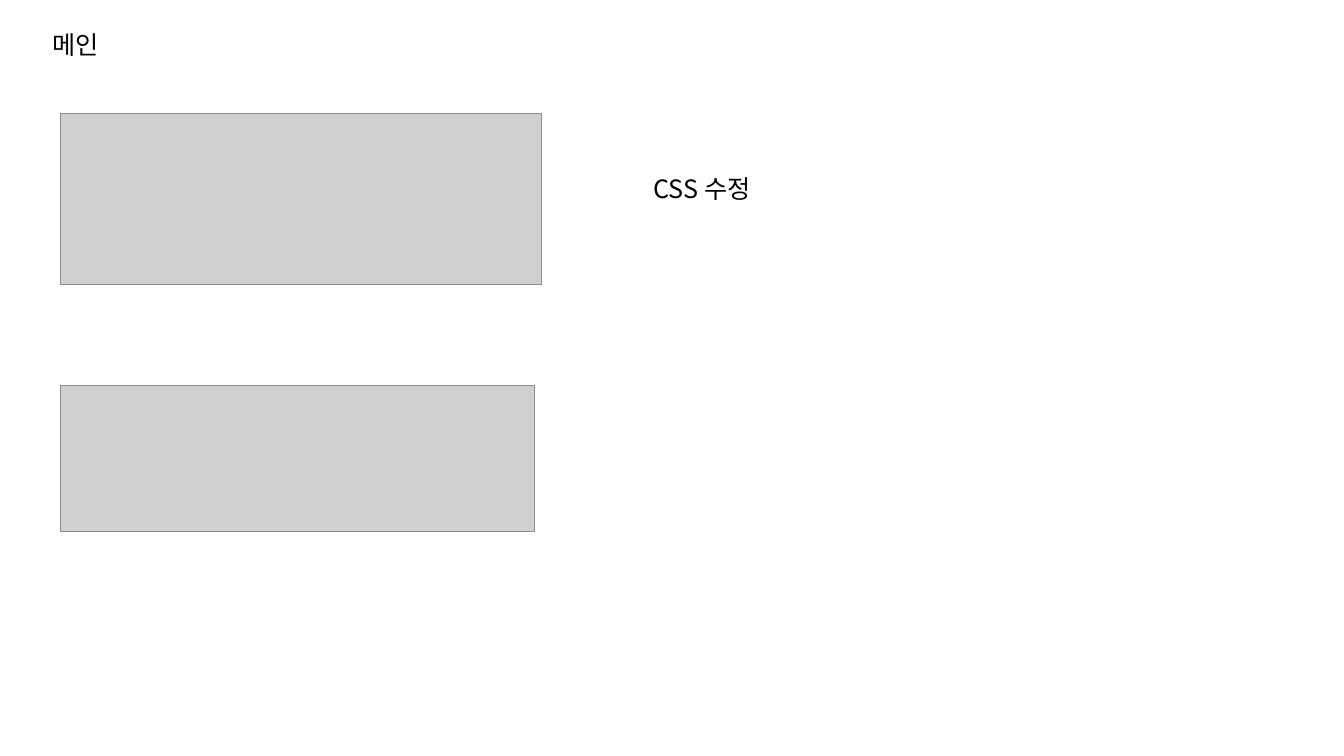
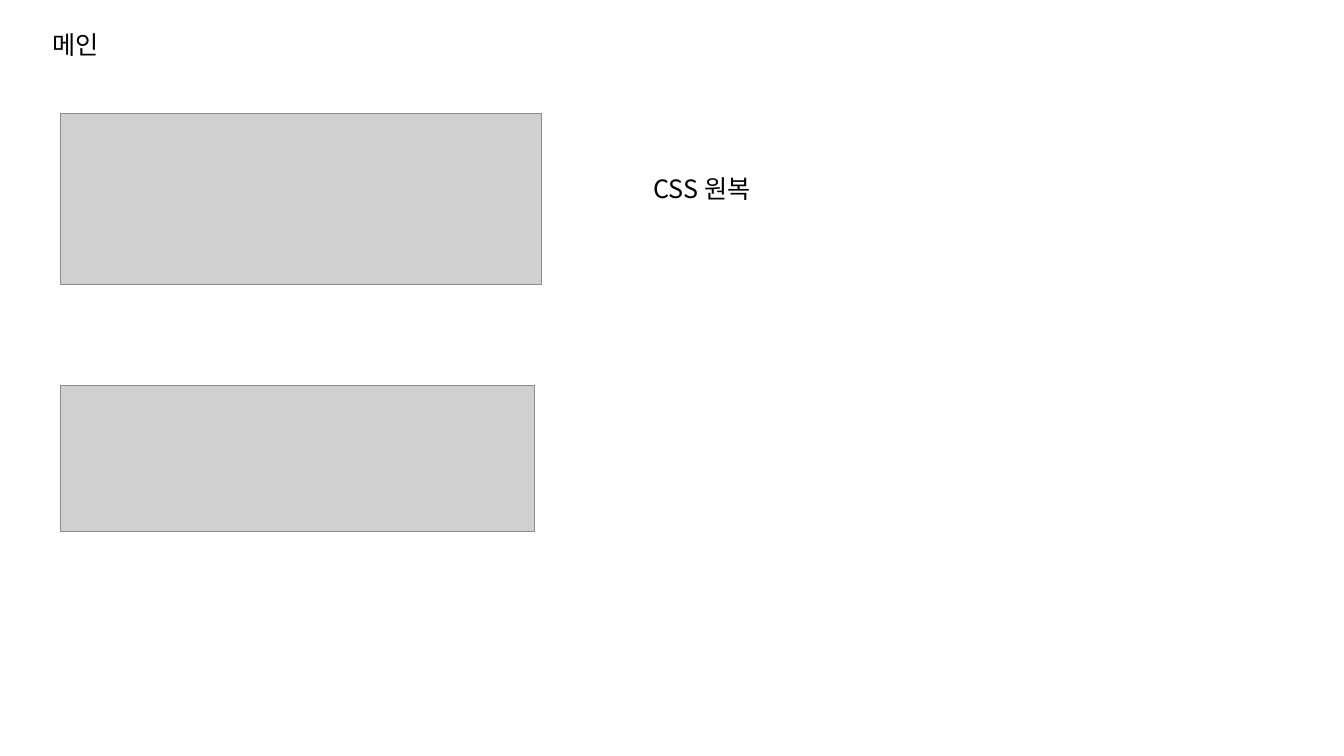
Before and after one commit to jeoungGyy/sejong, a slide deck: slide 1 of ppt/03-15.pptx. Drawn at 1344x756 pixels with LibreOffice and Linux fonts; fonts in the diff are those of the drawing; grey boxes stand for pictures. Boxes give left, top, right and bottom in pixels: in the first picture for what was removed or moved away, otherwise in the second. Text is boxed around its words. In the diff, an @@ line names an element or a change of style, - is before the commit and + after.

Commit message:
문서 수정

```diff
--- a/ppt/03-15.pptx
+++ b/ppt/03-15.pptx
@@ text at (x1=654, y1=177, x2=750, y2=200): text changed @@
-CSS 수정
+CSS 원복
```
